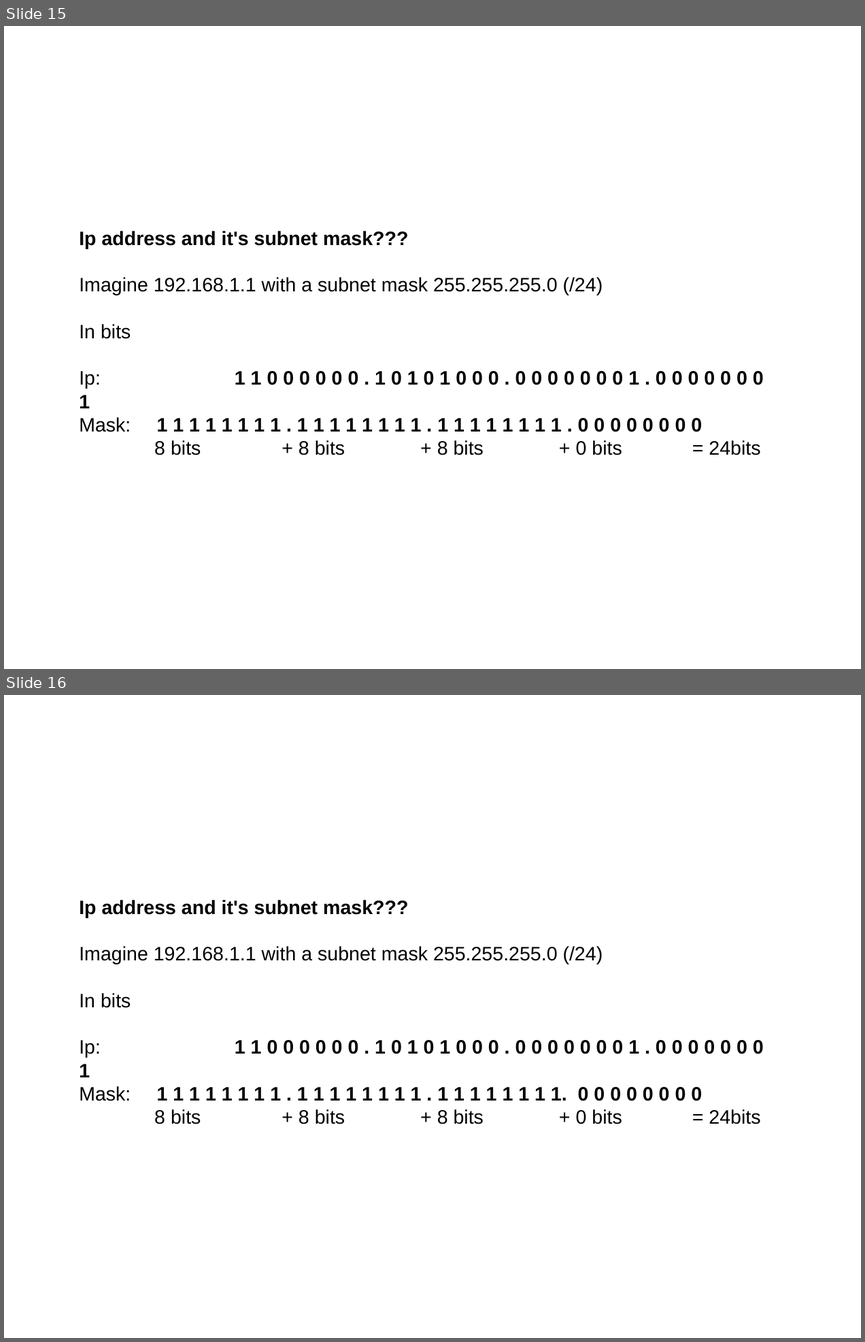
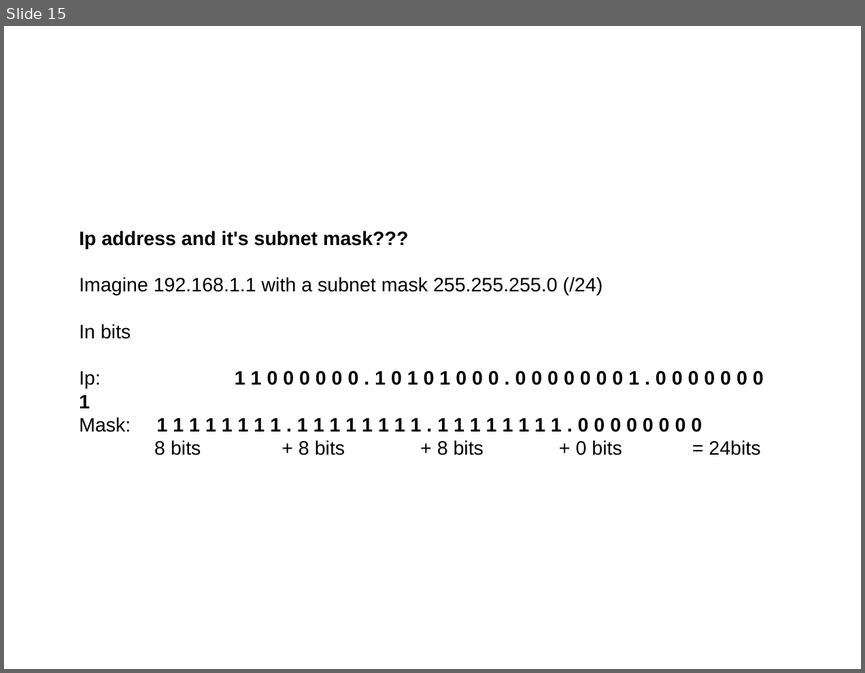
Before and after one commit to sphaero/workshops, a slide deck: Networking/presentation.odp. Shown one above the other, each under a label of ours: slides 15 and 16 before the commit, slide 15 after it. The pictures are 865x1342 and 865x673 pixels, drawn with LibreOffice and Linux fonts; fonts in the diff are those of the drawing; background and template pictures are left out. Boxes give left, top, right and bottom in pixels: in the first picture for what was removed or moved away, otherwise in the second. Text is boxed around its words. In the diff, an @@ line names an element or a change of style, - is before the commit and + after.

```diff
--- a/Networking/presentation.odp
+++ b/Networking/presentation.odp
@@ slide 16 removed at (4, 695, 861, 1338), background picture (left out) @@
@@ title removed at (47, 701, 818, 775) @@
-Layer 3
@@ text removed at (79, 900, 764, 1124) @@
-Ip address and it's subnet mask???
-Imagine 192.168.1.1 with a subnet mask 255.255.255.0 (/24)
-In bits
-Ip: 1 1 0 0 0 0 0 0 . 1 0 1 0 1 0 0 0 . 0 0 0 0 0 0 0 1 . 0 0 0 0 0 0 0 1
-Mask: 1 1 1 1 1 1 1 1 . 1 1 1 1 1 1 1 1 . 1 1 1 1 1 1 1 1. 0 0 0 0 0 0 0 0
-8 bits + 8 bits + 8 bits + 0 bits = 24bits
```
Also in this commit, not shown: 1 slide changed.
